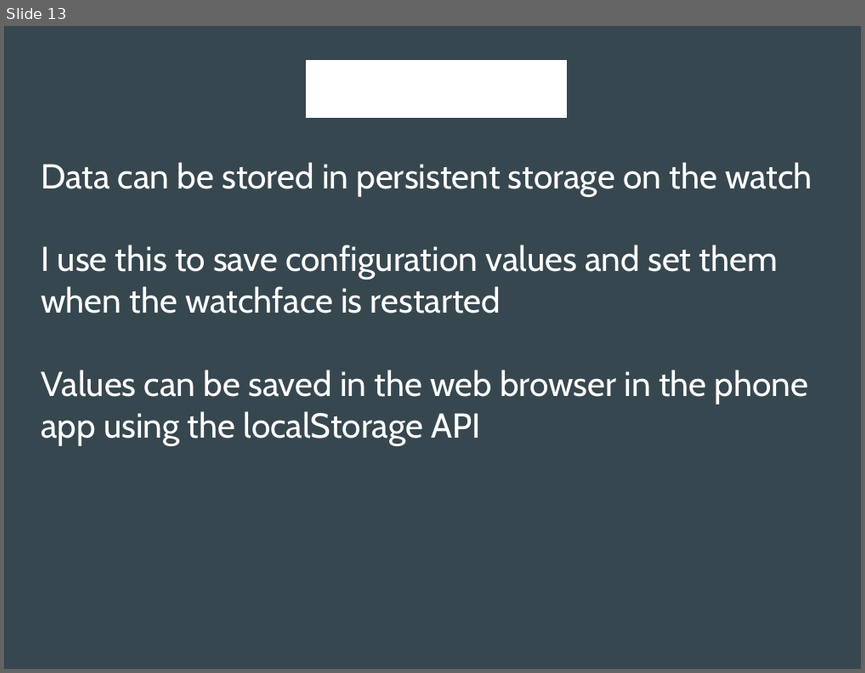
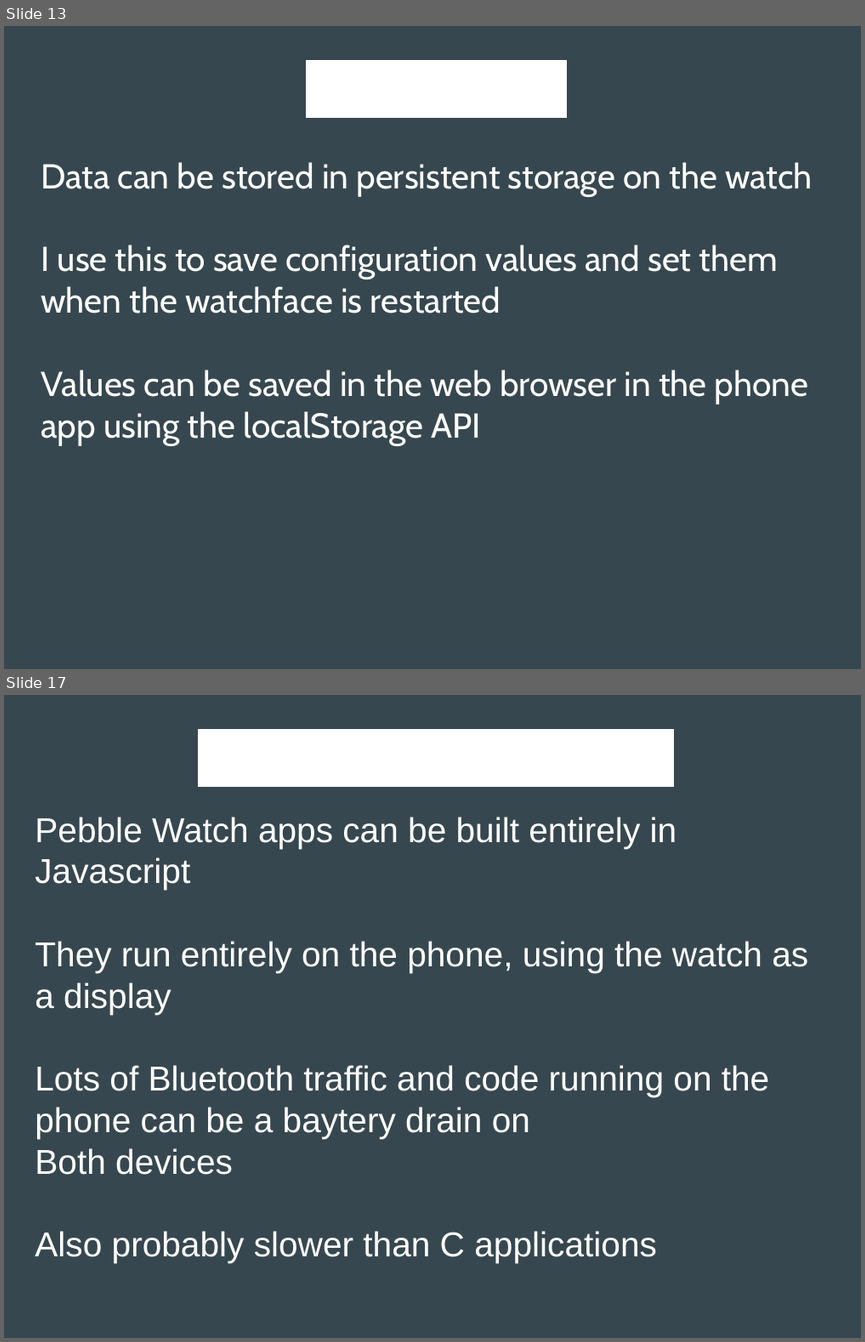
Before and after one commit to kentarchie/PebbleUniforumTalk, a slide deck: PebbleDevTalk.odp. Shown one above the other, each under a label of ours: slide 13 before the commit, slides 13 and 17 after it; the slides between them are not shown. The pictures are 865x673 and 865x1342 pixels, drawn with LibreOffice and Linux fonts; fonts in the diff are those of the drawing. Boxes give left, top, right and bottom in pixels: in the first picture for what was removed or moved away, otherwise in the second. Text is boxed around its words. In the diff, an @@ line names an element or a change of style, - is before the commit and + after.

```diff
--- a/PebbleDevTalk.odp
+++ b/PebbleDevTalk.odp
@@ slide 17 added at [4,695,861,1338], background #37474F @@
@@ title added at [198,730,674,788], 44 pt, text #FFFFFF @@
+Developing in Javascript
@@ text added at [35,817,808,1263], 32 pt, text #FFFFFF @@
+Pebble Watch apps can be built entirely in Javascript
+They run entirely on the phone, using the watch as a display
+Lots of Bluetooth traffic and code running on the phone can be a baytery drain on
+Both devices
+Also probably slower than C applications
```
Also in this commit, not shown: 1 slide changed, 3 other slides added.
